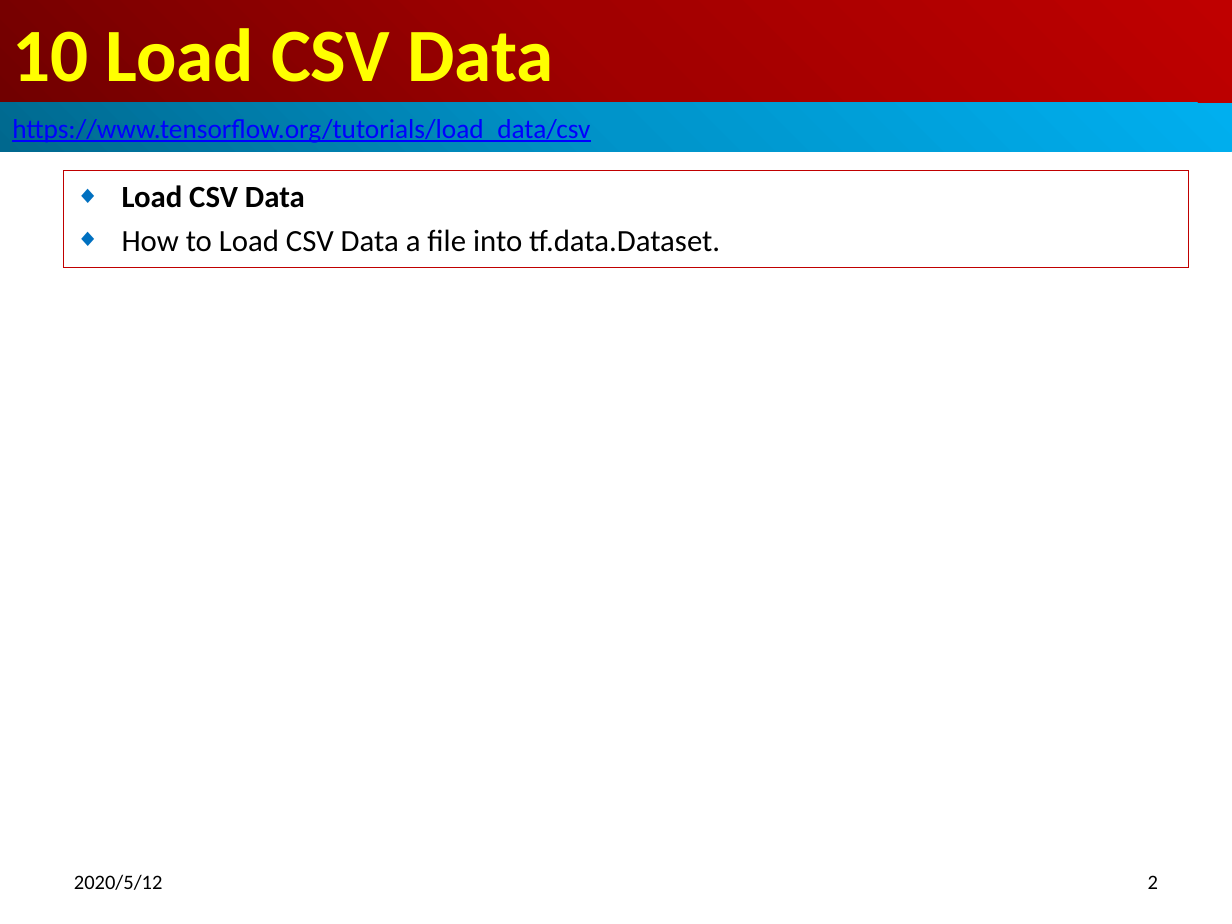
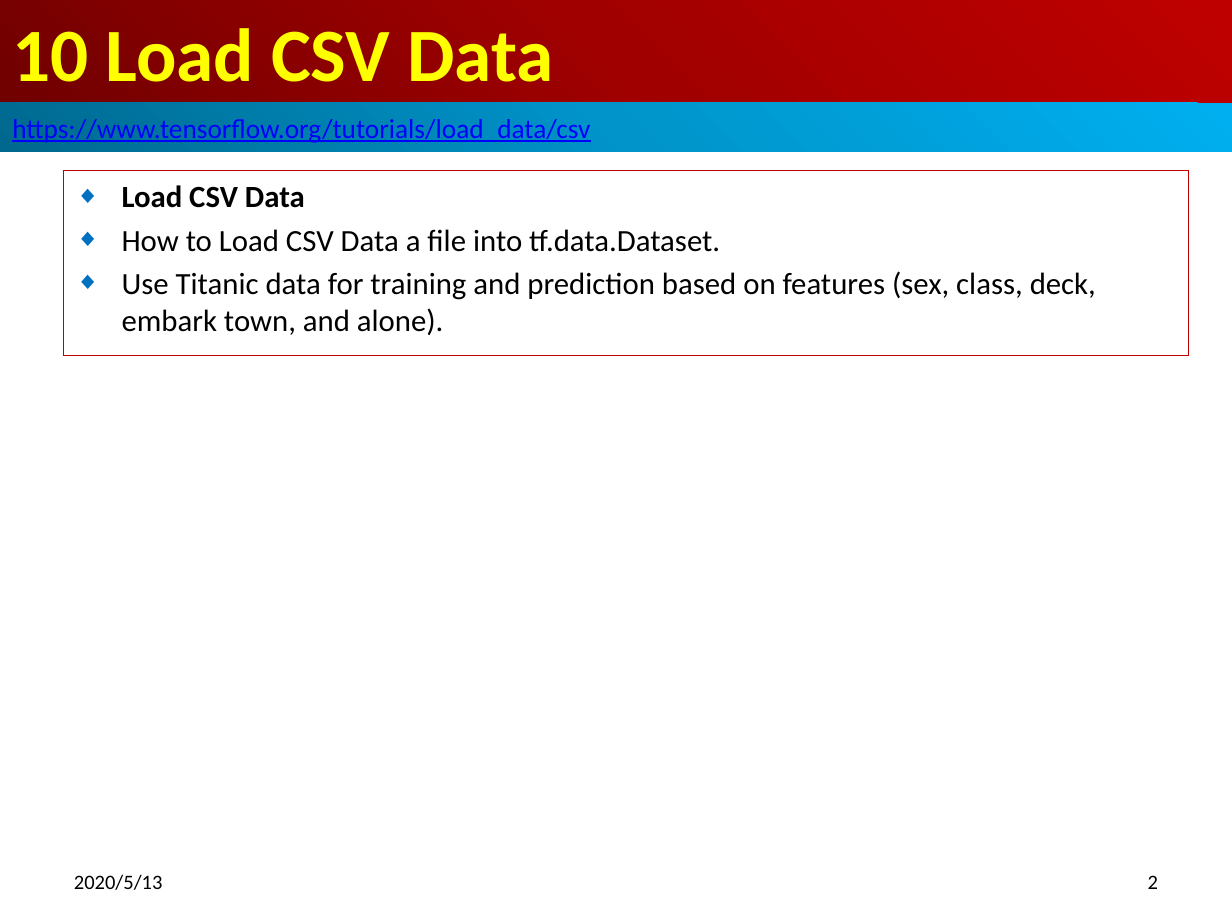
Before and after one commit to peterhchen/900_Tensorflow, a slide deck: slide 2 of 10_LoadCSVData.pptx. Drawn at 1232x924 pixels with LibreOffice and Linux fonts; fonts in the diff are those of the drawing. Boxes give left, top, right and bottom in pixels: in the first picture for what was removed or moved away, otherwise in the second. Text is boxed around its words. In the diff, an @@ line names an element or a change of style, - is before the commit and + after.

Commit message:
Load NumPy Data

```diff
--- a/10_LoadCSVData.pptx
+++ b/10_LoadCSVData.pptx
@@ subtitle "Load CSV Data": place and size @@
-subtitle "Load CSV Data" at [63, 171, 1188, 269]
+subtitle "Load CSV Data" at [63, 171, 1188, 356]
@@ subtitle at [122, 271, 1096, 335]: paragraph added @@
+◆ Use Titanic data for training and prediction based on features (sex, class, deck, embark town, and alone).
@@ text at [74, 874, 163, 890]: text changed @@
-2020/5/12
+2020/5/13
```
Also in this commit, not shown: 16 other slides changed, 2 other files.
